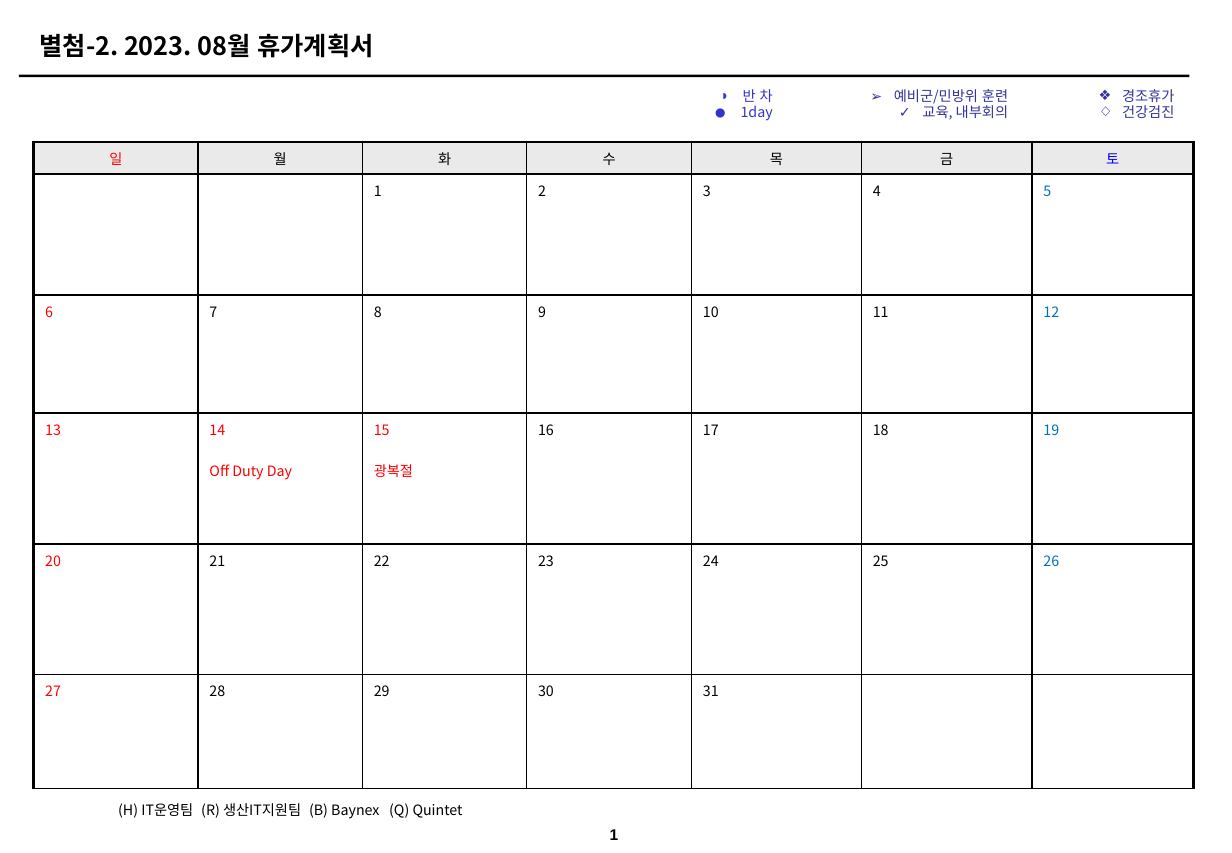
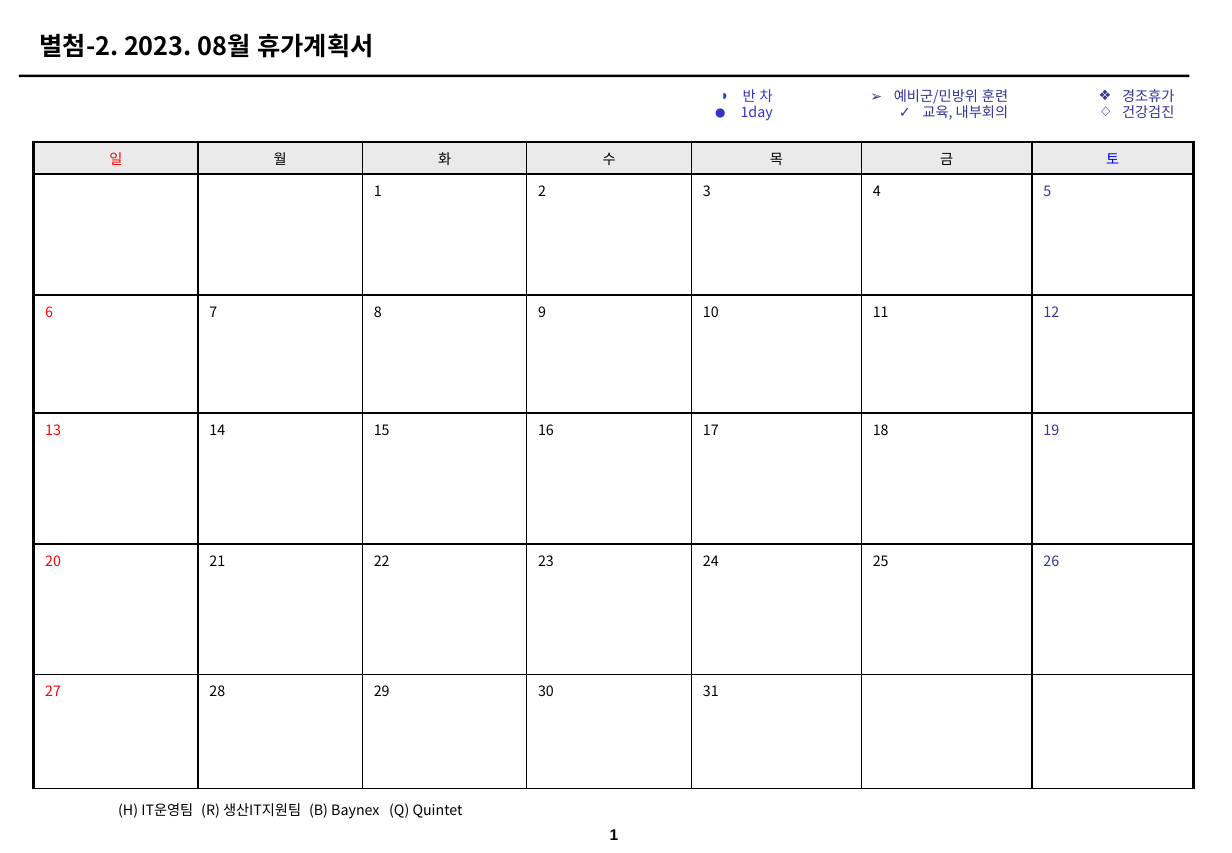
Before and after one commit to HywuLeeJiEun/RMS, a slide deck: slide 1 of src/main/webapp/WEB-INF/Files/2023-08/calendar08.pptx. Drawn at 1232x853 pixels with LibreOffice and Linux fonts; fonts in the diff are those of the drawing; background and template pictures are left out. Boxes give left, top, right and bottom in pixels: in the first picture for what was removed or moved away, otherwise in the second. Text is boxed around its words. In the diff, an @@ line names an element or a change of style, - is before the commit and + after.

```diff
--- a/src/main/webapp/WEB-INF/Files/2023-08/calendar08.pptx
+++ b/src/main/webapp/WEB-INF/Files/2023-08/calendar08.pptx
@@ table at (x1=34, y1=142, x2=1192, y2=785) @@
-row 4, column 2: 14 / Off Duty Day
+row 4, column 2: 14
-row 4, column 3: 15 / 광복절
+row 4, column 3: 15
@@ text colour #0070C0 to #333399 in "5", "12", "19", "26" @@
```
Also in this commit, not shown: 27 other files.
